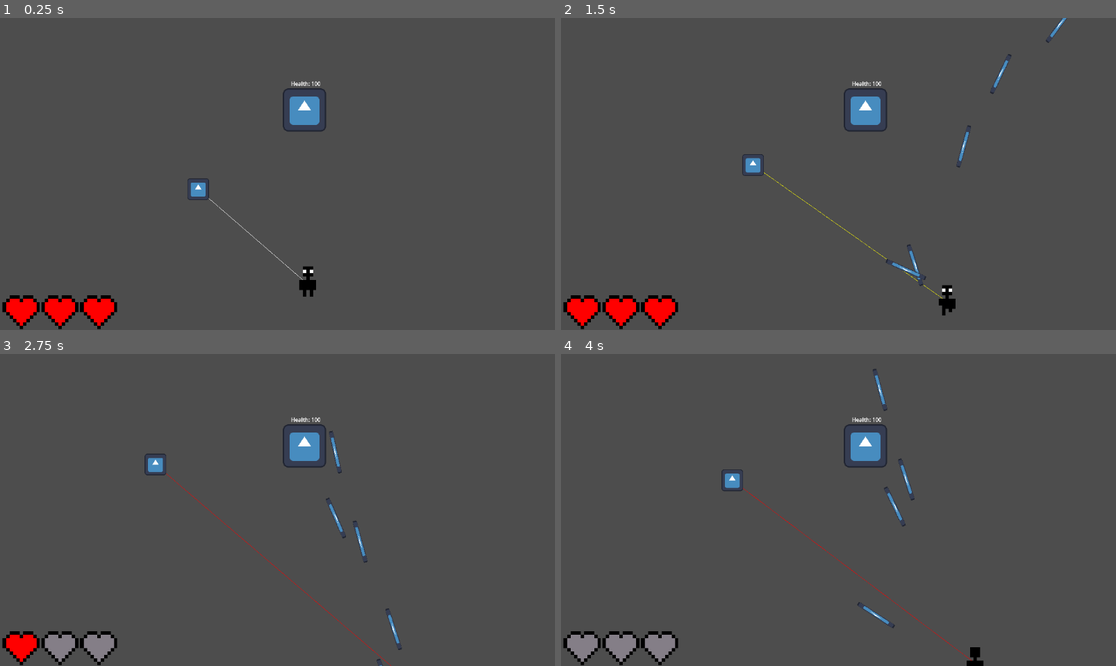
Above: before the commit, frames 1-4 (two rows, left to right).
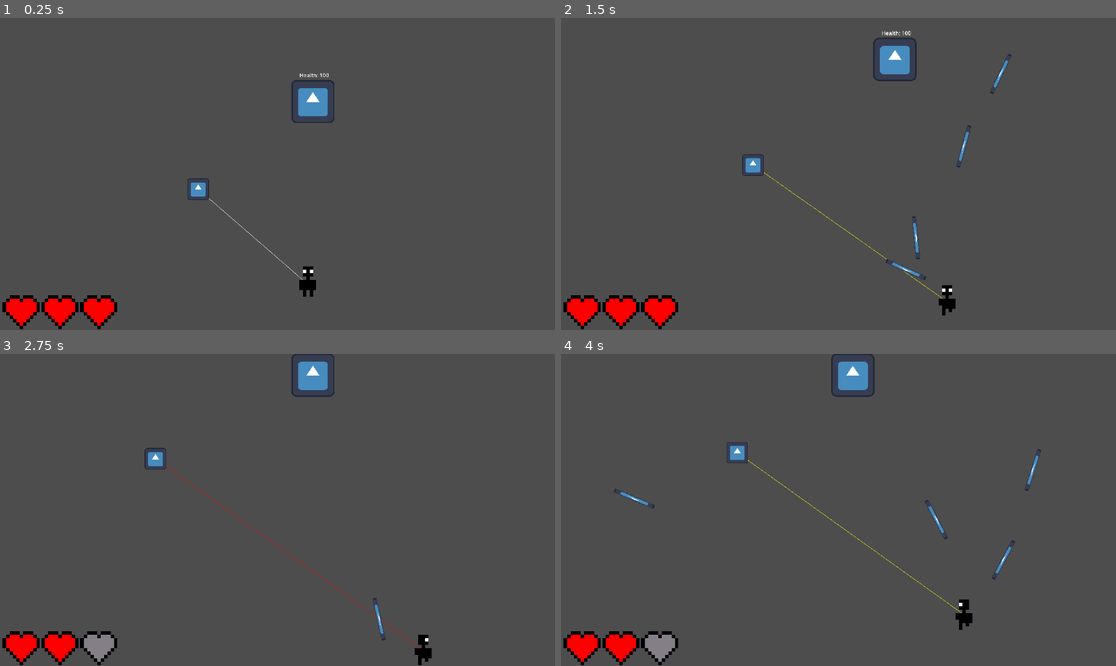
Above: after the commit, the same moments.

Repository: AJISGit/Ludum-Dare-59-Game
Game: Godot game, scene res://assets/scenes/game.tscn
Two runs of this game, one before a commit and one after it. Both use one fixed random seed, a clock stepped at 60 frames per second and the inputs below. The engine's default icon, where the game draws it, is replaced by a stand-in: a white triangle on a blue panel in a dark square.
Inputs (mouse positions are in pixels of both pictures, inside the frame that each line leads up to):
- Up to frame 1 (0.25 s): no input
- Up to frame 2 (1.5 s): move the mouse to (960, 158) at 0.52 s; press the mouse at (960, 158) at 0.53 s; hold D (WalkRight) 0.53-1.28 s; move the mouse to (727, 189) at 1.27 s; release the mouse at (727, 189) at 1.28 s; hold S (WalkDown) from 1.28 s (still down); click (727, 189) at 1.35 s
- Up to frame 3 (2.75 s): move the mouse to (333, 441) at 2.02 s; release S (WalkDown) at 2.03 s; press the mouse at (333, 441) at 2.03 s; hold D (WalkRight) from 2.03 s (still down)
- Up to frame 4 (4 s): move the mouse to (810, 572) at 2.77 s; release D (WalkRight) at 2.78 s; release the mouse at (810, 572) at 2.78 s; hold W (WalkUp) 2.78-3.53 s; click (810, 572) at 2.85 s; move the mouse to (1005, 556) at 3.52 s; press the mouse at (1005, 556) at 3.53 s; hold A (WalkLeft) from 3.53 s (still down)

The runs differ from the first frame. In frame 1, 0.8% of the frame differs, in the area x 50-61%, y 17-37%; in frame 2, 1.6%; in frame 3, 2.6%; in frame 4, 3.4%, in the area x 1-87%, y 0-100%.

Commit message:
Make the enemy move terribly.

Diff:
--- a/assets/scenes/game.tscn
+++ b/assets/scenes/game.tscn
@@ -175,12 +175,15 @@
 
 [sub_resource type="LabelSettings" id="LabelSettings_5aext"]
 
+[sub_resource type="WorldBoundaryShape2D" id="WorldBoundaryShape2D_5aext"]
+
 [node name="Game" type="Node2D" unique_id=1670098701]
 
 [node name="Player" type="CharacterBody2D" parent="." unique_id=1974626050]
 unique_name_in_owner = true
 position = Vector2(9, 32)
 collision_mask = 3
+slide_on_ceiling = false
 platform_on_leave = 2
 platform_floor_layers = 4294967040
 script = ExtResource("2_5gf0t")
@@ -211,8 +214,10 @@
 position = Vector2(8, -19)
 collision_layer = 6
 collision_mask = 5
+slide_on_ceiling = false
 platform_on_leave = 2
-platform_floor_layers = 4294901760
+platform_floor_layers = 4294967040
+platform_wall_layers = 65280
 script = ExtResource("5_5aext")
 health = 100
 
@@ -239,12 +244,15 @@
 text = "Health: 3"
 label_settings = SubResource("LabelSettings_5aext")
 
+[node name="MoveTimer" type="Timer" parent="Enemy" unique_id=156837261]
+
 [node name="Controller" type="CharacterBody2D" parent="." unique_id=331929211]
 unique_name_in_owner = true
 position = Vector2(-26, 7)
 scale = Vector2(0.5, 0.5)
 collision_layer = 3
 collision_mask = 3
+slide_on_ceiling = false
 platform_on_leave = 2
 platform_floor_layers = 4294967040
 script = ExtResource("6_5aext")
@@ -262,3 +270,38 @@
 [node name="MoveTimer" type="Timer" parent="Controller" unique_id=1160695199]
 wait_time = 0.5
 one_shot = true
+
+[node name="StaticBody2D" type="StaticBody2D" parent="." unique_id=359879348]
+position = Vector2(0, 46)
+collision_layer = 255
+collision_mask = 255
+
+[node name="CollisionShape2D" type="CollisionShape2D" parent="StaticBody2D" unique_id=411228974]
+shape = SubResource("WorldBoundaryShape2D_5aext")
+
+[node name="StaticBody2D3" type="StaticBody2D" parent="." unique_id=306260774]
+position = Vector2(-83, 1)
+rotation = 1.5707964
+collision_layer = 255
+collision_mask = 255
+
+[node name="CollisionShape2D" type="CollisionShape2D" parent="StaticBody2D3" unique_id=541201017]
+shape = SubResource("WorldBoundaryShape2D_5aext")
+
+[node name="StaticBody2D4" type="StaticBody2D" parent="." unique_id=1513944830]
+position = Vector2(83, 2)
+rotation = 4.712389
+collision_layer = 255
+collision_mask = 255
+
+[node name="CollisionShape2D" type="CollisionShape2D" parent="StaticBody2D4" unique_id=119785049]
+shape = SubResource("WorldBoundaryShape2D_5aext")
+
+[node name="StaticBody2D2" type="StaticBody2D" parent="." unique_id=804344820]
+position = Vector2(0, -46)
+rotation = 3.1415927
+collision_layer = 255
+collision_mask = 255
+
+[node name="CollisionShape2D" type="CollisionShape2D" parent="StaticBody2D2" unique_id=113079340]
+shape = SubResource("WorldBoundaryShape2D_5aext")
--- a/assets/scripts/controller.gd
+++ b/assets/scripts/controller.gd
@@ -7,15 +7,25 @@
 func _on_move_timer_timeout():
 	move_timer.wait_time = randf_range(0.0, 2.0)
 
-	var rand_num = randi_range(0, 2)
+	var rand_num = randi_range(0, 5)
 
 	if rand_num == 0:
 		velocity.x = -velocity.x
 	elif rand_num == 1:
-		velocity.y = - velocity.y
+		velocity.y = -velocity.y
+	elif rand_num == 2:
+		velocity.x += randi_range(-50, 50)
+	elif rand_num == 3:
+		velocity.y += randi_range(-50, 50)
+	elif rand_num == 4:
+		velocity.x += randi_range(-50, 50)
+		velocity.y += randi_range(-50, 50)
 	else:
 		velocity.x = -velocity.x
 		velocity.y = -velocity.y
+
+
+
 
 	move_timer.start()
 
@@ -27,4 +37,7 @@
 
 func _physics_process(_delta: float) -> void:
 
+	velocity.x = clampf(velocity.x, -10.0, 10.0)
+	velocity.y = clampf(velocity.y, -10.0, 10.0)
+
 	move_and_slide()
--- a/assets/scripts/enemy.gd
+++ b/assets/scripts/enemy.gd
@@ -1,7 +1,35 @@
 extends CharacterBody2D
 
 const BULLET_RESOURCE: PackedScene = preload("res://assets/scenes/bullet.tscn")
+@onready var move_timer: Timer = $MoveTimer
+
 @export var health = 3
+
+
+func _on_move_timer_timeout():
+	move_timer.wait_time = randf_range(0.0, 2.0)
+
+	var rand_num = randi_range(0, 2)
+
+
+	if rand_num == 0:
+		velocity.x = -velocity.x
+	elif rand_num == 1:
+		velocity.y = -velocity.y
+	elif rand_num == 2:
+		velocity.x += randi_range(-15, 15)
+	elif rand_num == 3:
+		velocity.y += randi_range(-15, 15)
+	elif rand_num == 4:
+		velocity.x += randi_range(-15, 15)
+		velocity.y += randi_range(-15, 15)
+	else:
+		velocity.x = -velocity.x
+		velocity.y = -velocity.y
+
+
+	move_timer.start()
+
 
 func _on_bullet_hit(body: Node2D):
 	if (body == %Player):
@@ -20,8 +48,20 @@
 func _ready() -> void:
 	$ShootTimer.timeout.connect(_on_shoot_timer_timeout)
 
+	move_timer.timeout.connect(_on_move_timer_timeout)
+	move_timer.start()
+	velocity = Vector2(10.0, -10.0)
+
 
 func _process(_delta: float) -> void:
+
+	velocity.x = clampf(velocity.x, -10.0, 10.0)
+	velocity.y = clampf(velocity.y, -10.0, 10.0)
+
 	$Label.text = "Health: " + str(health)
 	if health <= 0:
 		queue_free()
+
+func _physics_process(_delta: float) -> void:
+
+	move_and_slide()
Not shown, changed: README.md
